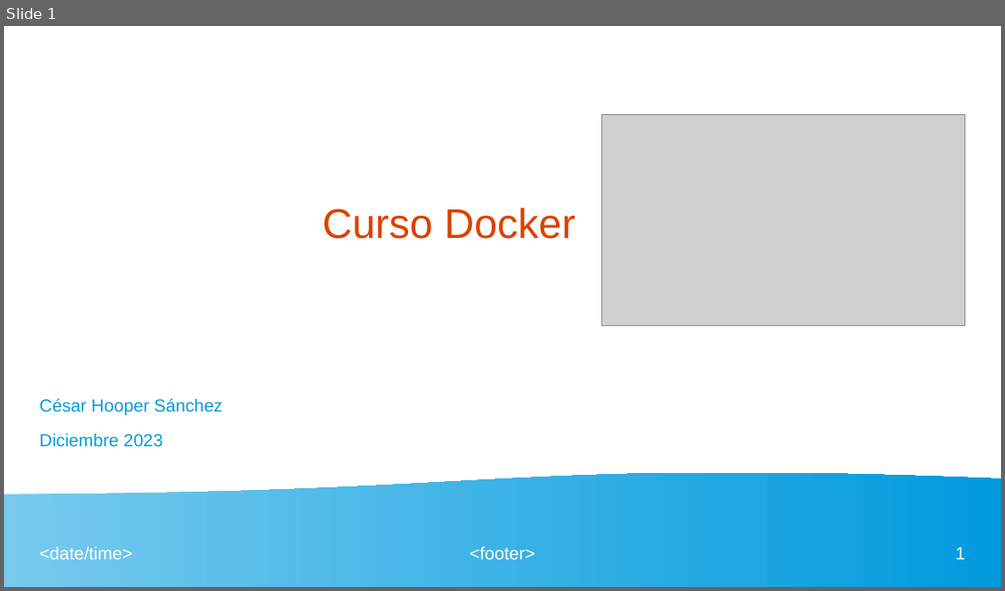
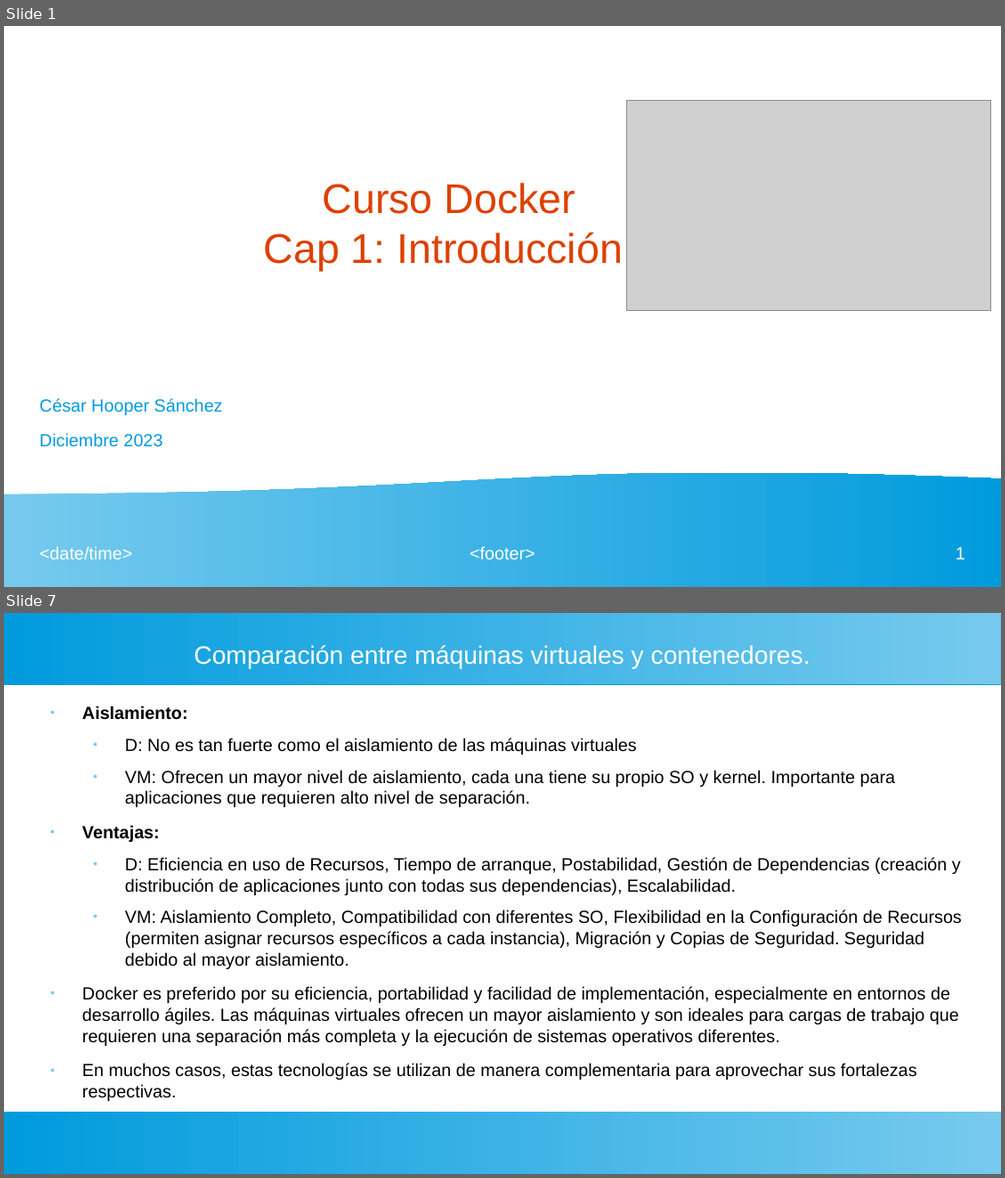
Before and after one commit to hoopercesar/Dockers, a slide deck: curso_docker/dockerPPT.odp. Shown one above the other, each under a label of ours: slide 1 before the commit, slides 1 and 7 after it; the slides between them are not shown. The pictures are 1005x591 and 1005x1178 pixels, drawn with LibreOffice and Linux fonts; fonts in the diff are those of the drawing; grey boxes stand for pictures. Boxes give left, top, right and bottom in pixels: in the first picture for what was removed or moved away, otherwise in the second. Text is boxed around its words. In the diff, an @@ line names an element or a change of style, - is before the commit and + after.

```diff
--- a/curso_docker/dockerPPT.odp
+++ b/curso_docker/dockerPPT.odp
@@ slide 7 added at box(4, 613, 1001, 1174), background #FFFFFF @@
@@ rectangle added at box(4, 613, 1001, 684), fill gradient #77CAEE to #75C9EE to #73C9ED to #71C8ED to #6FC7ED to #6EC6ED @@
@@ title added at box(194, 645, 810, 669), 20 pt, text #FFFFFF @@
+Comparación entre máquinas virtuales y contenedores.
@@ text added at box(82, 706, 962, 1101), 14 pt, text #000000 @@
+● Aislamiento:
+  ● D: No es tan fuerte como el aislamiento de las máquinas virtuales
+  ● VM: Ofrecen un mayor nivel de aislamiento, cada una tiene su propio SO y kernel. Importante para aplicaciones que requieren alto nivel de separación.
+● Ventajas:
+  ● D: Eficiencia en uso de Recursos, Tiempo de arranque, Postabilidad, Gestión de Dependencias (creación y distribución de aplicaciones junto con todas sus dependencias), Escalabilidad.
+  ● VM: Aislamiento Completo, Compatibilidad con diferentes SO, Flexibilidad en la Configuración de Recursos (permiten asignar recursos específicos a cada instancia), Migración y Copias de Seguridad. Seguridad debido al mayor aislamiento.
+● Docker es preferido por su eficiencia, portabilidad y facilidad de implementación, especialmente en entornos de desarrollo ágiles. Las máquinas virtuales ofrecen un mayor aislamiento y son ideales para cargas de trabajo que requieren una separación más completa y la ejecución de sistemas operativos diferentes.
+● En muchos casos, estas tecnologías se utilizan de manera complementaria para aprovechar sus fortalezas respectivas.
@@ rectangle added at box(4, 1111, 1001, 1174), fill gradient #77CAEE to #75C9EE to #73C9ED to #71C8ED to #6FC7ED to #6EC6ED @@
@@ slide 1 changed as well @@
@@ picture: place and size @@
-picture at box(602, 115, 965, 325)
+picture at box(627, 100, 991, 311)
@@ title at box(264, 183, 623, 271): text changed @@
-Curso Docker
+Curso Docker
+Cap 1: Introducción
```
Also in this commit, not shown: 1 other slide changed, 8 other slides added.
